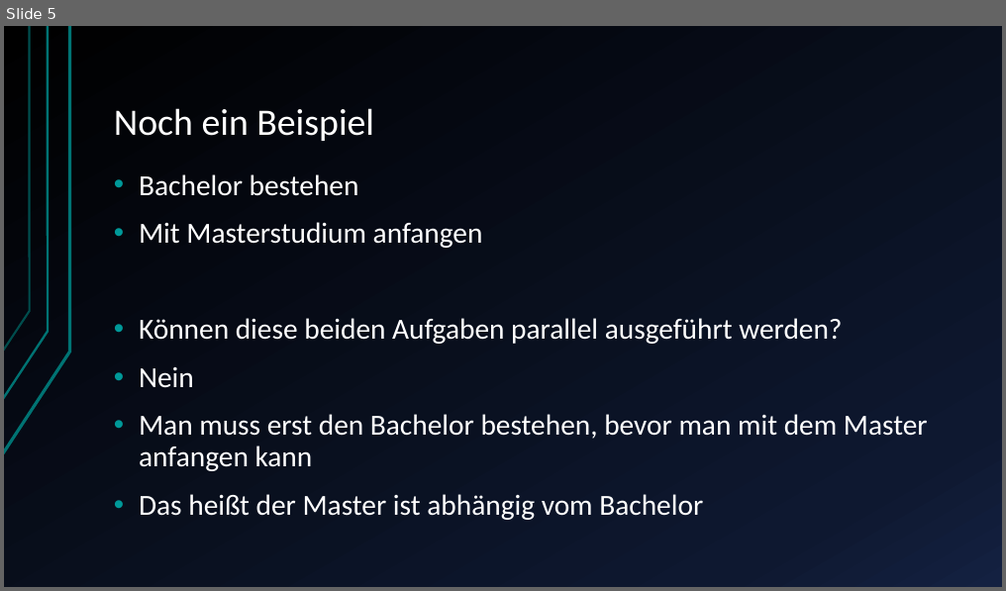
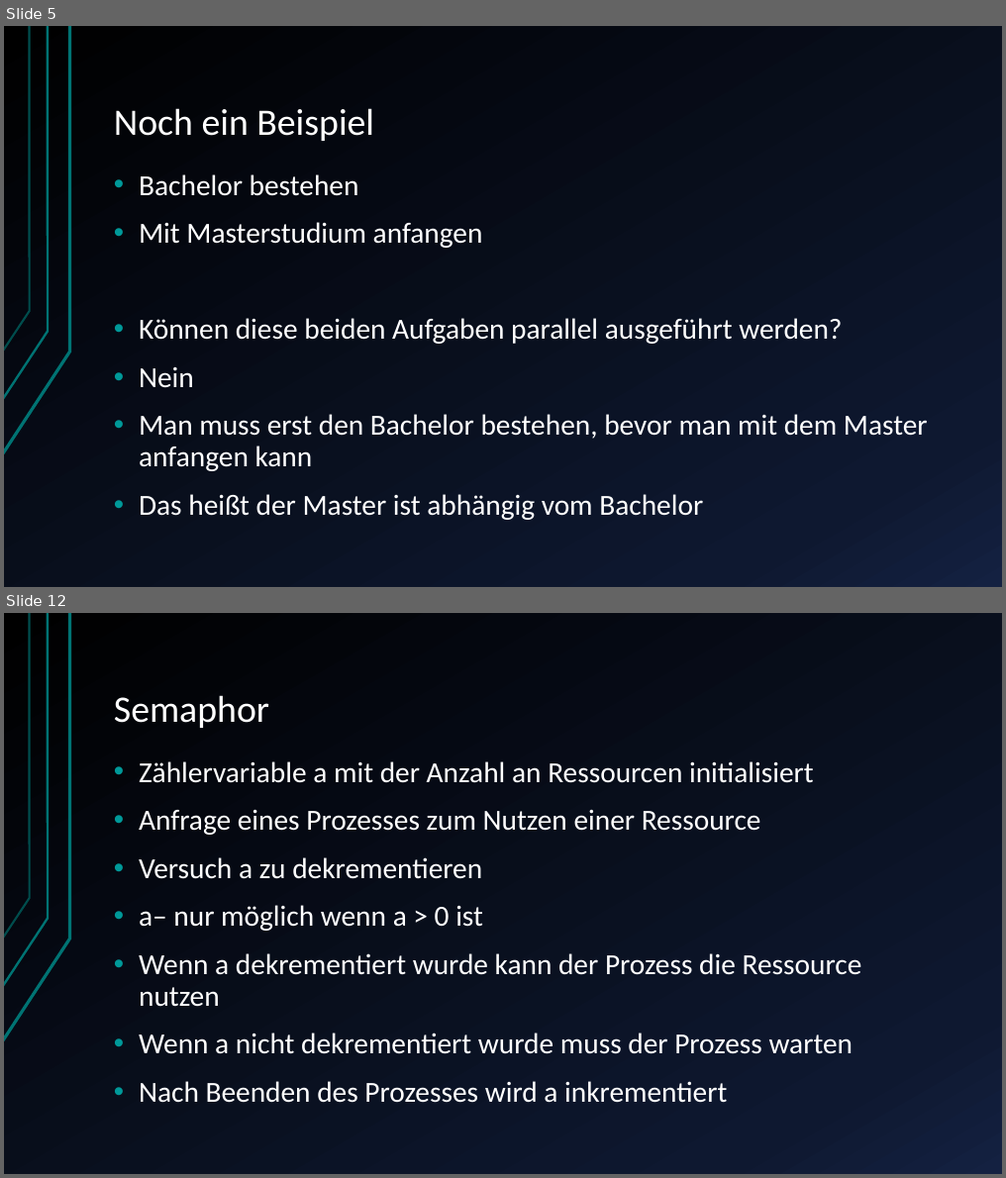
Before and after one commit to JuSteif/Parallelisierung, a slide deck: Ausblick Parallelisierung von Prozessen.pptx. Shown one above the other, each under a label of ours: slide 5 before the commit, slides 5 and 12 after it; the slides between them are not shown. The pictures are 1006x591 and 1006x1178 pixels, drawn with LibreOffice and Linux fonts; fonts in the diff are those of the drawing. Boxes give left, top, right and bottom in pixels: in the first picture for what was removed or moved away, otherwise in the second. Text is boxed around its words. In the diff, an @@ line names an element or a change of style, - is before the commit and + after.

Commit message:
Presentation updated

```diff
--- a/Ausblick Parallelisierung von Prozessen.pptx
+++ b/Ausblick Parallelisierung von Prozessen.pptx
@@ slide 12 added at bbox=[4, 613, 1002, 1174], background gradient #000000 to #0F1931 to #142242; not listed: 3 template elements that a slide beside it also shows @@
@@ title added at bbox=[114, 695, 269, 728], 36 pt, text #FFFFFF @@
+Semaphor
@@ text added at bbox=[139, 761, 862, 1103], 28 pt, text #FFFFFF @@
+• Zählervariable a mit der Anzahl an Ressourcen initialisiert
+• Anfrage eines Prozesses zum Nutzen einer Ressource
+• Versuch a zu dekrementieren
+• a– nur möglich wenn a > 0 ist
+• Wenn a dekrementiert wurde kann der Prozess die Ressource nutzen
+• Wenn a nicht dekrementiert wurde muss der Prozess warten
+• Nach Beenden des Prozesses wird a inkrementiert
```
Also in this commit, not shown: 7 other slides added.
